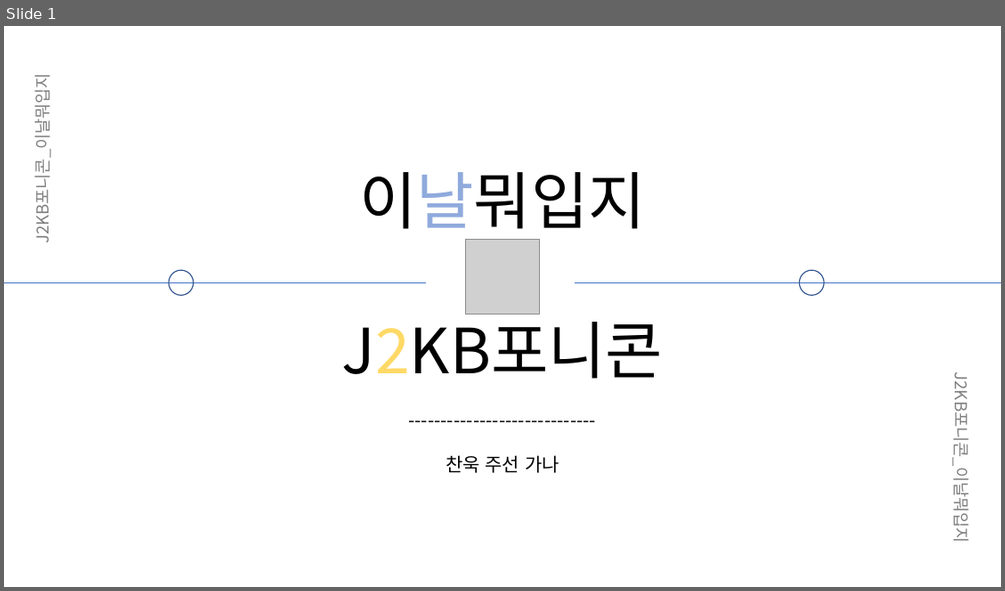
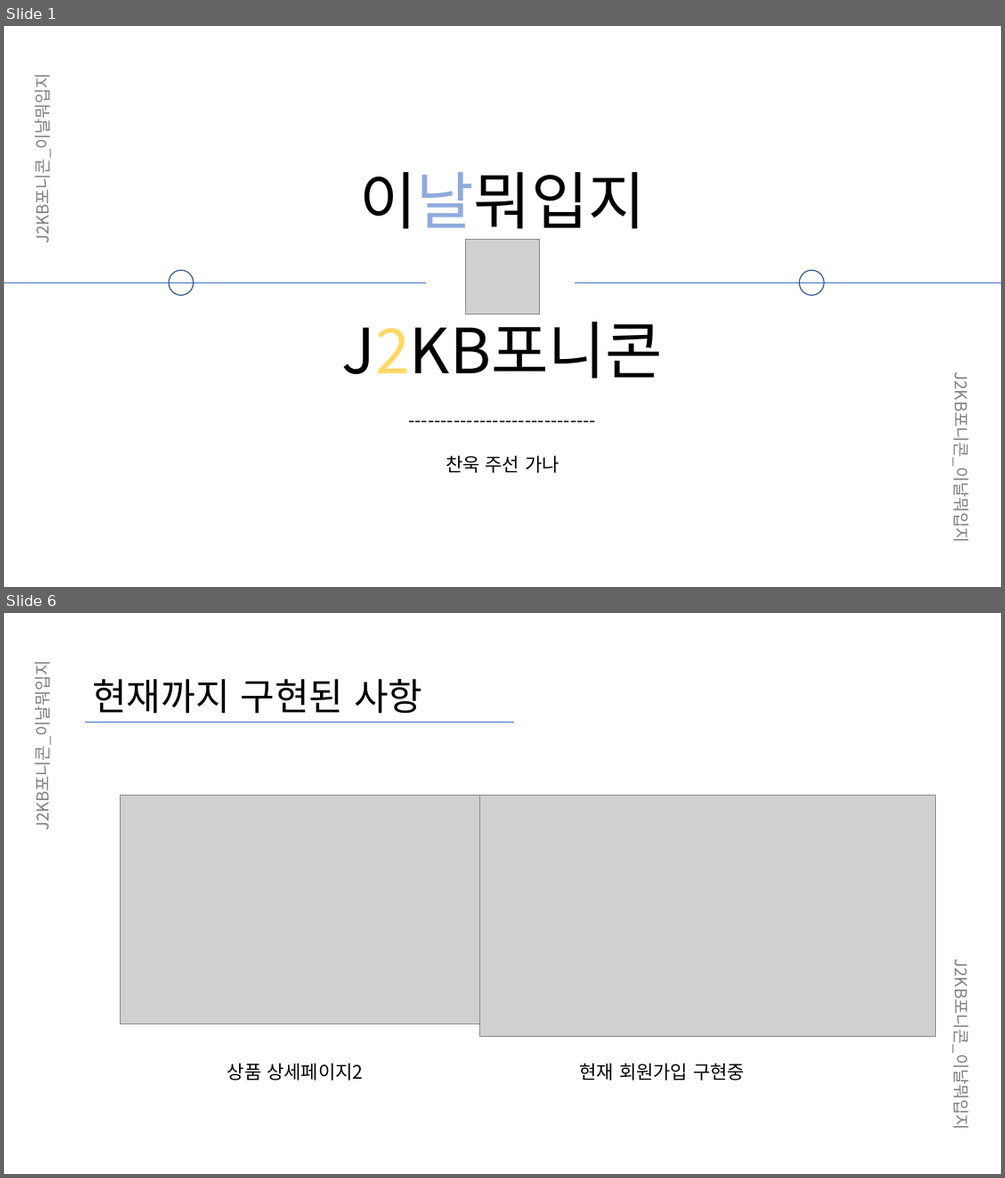
Before and after one commit to JinAru16/Django, a slide deck: 이날뭐입지_중간발표.pptx. Shown one above the other, each under a label of ours: slide 1 before the commit, slides 1 and 6 after it; the slides between them are not shown. The pictures are 1005x591 and 1005x1178 pixels, drawn with LibreOffice and Linux fonts; fonts in the diff are those of the drawing; grey boxes stand for pictures. Boxes give left, top, right and bottom in pixels: in the first picture for what was removed or moved away, otherwise in the second. Text is boxed around its words. In the diff, an @@ line names an element or a change of style, - is before the commit and + after.

Commit message:
Update 이날뭐입지_중간발표.pptx
여기서 자유롭게 수정해주시면 됩니다

```diff
--- a/이날뭐입지_중간발표.pptx
+++ b/이날뭐입지_중간발표.pptx
@@ slide 6 added at (4,613,1001,1174), background #FFFFFF @@
@@ text added at (29,677,53,826), 16 pt, text #808080 @@
+J2KB포니콘_이날뭐입지
@@ text added at (92,679,422,714), 36 pt, text #000000 @@
+현재까지 구현된 사항
@@ line added from (85, 722) to (515, 722), #4472C4 0.5 pt @@
@@ picture added at (120,795,479,1024) @@
@@ picture added at (479,795,936,1037) @@
@@ text added at (950,978,974,1124), 16 pt, text #808080 @@
+J2KB포니콘_이날뭐입지
@@ text added at (227,1062,363,1080), 18 pt, text #000000 @@
+상품 상세페이지2
@@ text added at (579,1062,744,1080), 18 pt, text #000000 @@
+현재 회원가입 구현중
```
Also in this commit, not shown: 5 slides changed, 1 other slide added.
